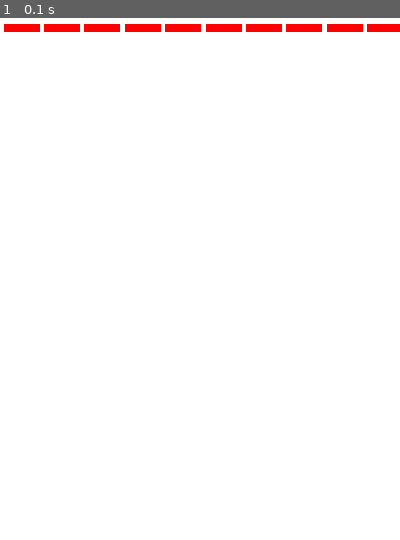
Above: before the commit, frame 1.
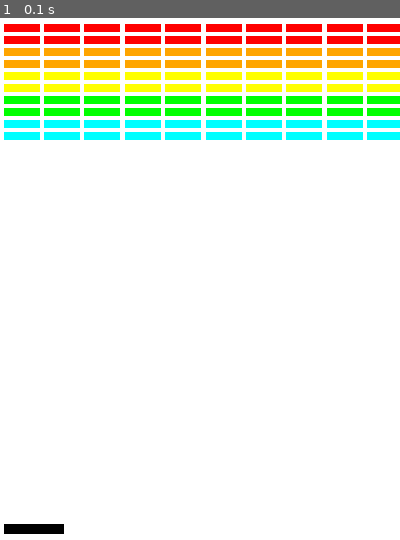
Above: after the commit, the same moment.

Repository: Dixonal45/unit11
Game: pygame game, started from breakout.py
Same seed, same stepped clock (60 frames per second), same inputs: the game is played once before the commit and once after it.
Inputs:
- Up to frame 1 (0.1 s): no input

The runs differ from the first frame. In frame 1, 13% of the frame differs, in the area x 1-100%, y 3-99%.

Commit message:
worked on breakout

Diff:
--- a/breakout.py
+++ b/breakout.py
@@ -1,6 +1,7 @@
 import pygame, sys
 from pygame.locals import *
 import brick
+import paddle
 
 pygame.init()
 
@@ -29,6 +30,8 @@
     BLACK = (0, 0, 0)
     WHITE = (255, 255, 255)
 
+    colors = [RED, ORANGE, YELLOW, GREEN, CYAN]
+
     main_surface = pygame.display.set_mode((APPLICATION_WIDTH, APPLICATION_HEIGHT), 0, 32)
     main_surface.fill((255, 255, 255))
 
@@ -36,18 +39,18 @@
     # the screen (BRICK_Y_OFFSET)
     x_pos = BRICK_SEP
     y_pos = BRICK_Y_OFFSET
+    for color in colors:
+        for y in range(2):
+            for x in range(BRICKS_PER_ROW):
+                my_brick = brick.Brick(BRICK_WIDTH, BRICK_HEIGHT, color)
+                main_surface.blit(my_brick.image, (x_pos, y_pos))
+                x_pos = x_pos + BRICK_SEP + BRICK_WIDTH
+            y_pos += BRICK_HEIGHT + BRICK_SEP
+            x_pos = BRICK_SEP
 
-    for x in range(BRICKS_PER_ROW):
-        my_brick = brick.Brick(BRICK_WIDTH, BRICK_HEIGHT, RED)
-        main_surface.blit(my_brick.image, (x_pos, y_pos))
-        x_pos = x_pos + BRICK_SEP + BRICK_WIDTH
-
-    new_y_pos = y_pos + BRICK_SEP + BRICK_HEIGHT
-    for x in range(BRICKS_PER_ROW):
-        my_brick = brick.Brick(BRICK_WIDTH, BRICK_HEIGHT, RED)
-        main_surface.blit(my_brick.image, (x_pos, new_y_pos))
-        x_pos = x_pos + BRICK_SEP + BRICK_WIDTH
-
+    y_pos = APPLICATION_HEIGHT - PADDLE_Y_OFFSET
+    my_paddle = paddle.Paddle(main_surface, BLACK, PADDLE_WIDTH, PADDLE_HEIGHT)
+    main_surface.blit(my_paddle.image, (x_pos, y_pos))
 
     while True:
         pygame.display.update()
@@ -57,7 +60,3 @@
                 sys.exit()
 
 main()
-
-# list of colors
-# how many rows x in range
-# y in range bricks per row
--- a/paddle.py
+++ b/paddle.py
@@ -1,4 +1,5 @@
 import pygame
+
 
 class Paddle(pygame.sprite.Sprite):
 
@@ -7,14 +8,20 @@
 
         # finish setting the class variables to the parameters
         self.main_surface = main_surface
+        self.color = color
+        self.width = width
+        self.height = height
 
         # Create a surface with the correct height and width
-        self.image =
+        self.image = pygame.Surface((width, height))
 
         # Get the rect coordinates
-        self.rect =
+        self.rect = self.image.get_rect()
 
         # Fill the surface with the correct color
+        self.image.fill(color)
 
+    # Track the x coordinate, don't let it move off the screen
     def move(self):
         pass
+        pygame.mouse.get_pos()
